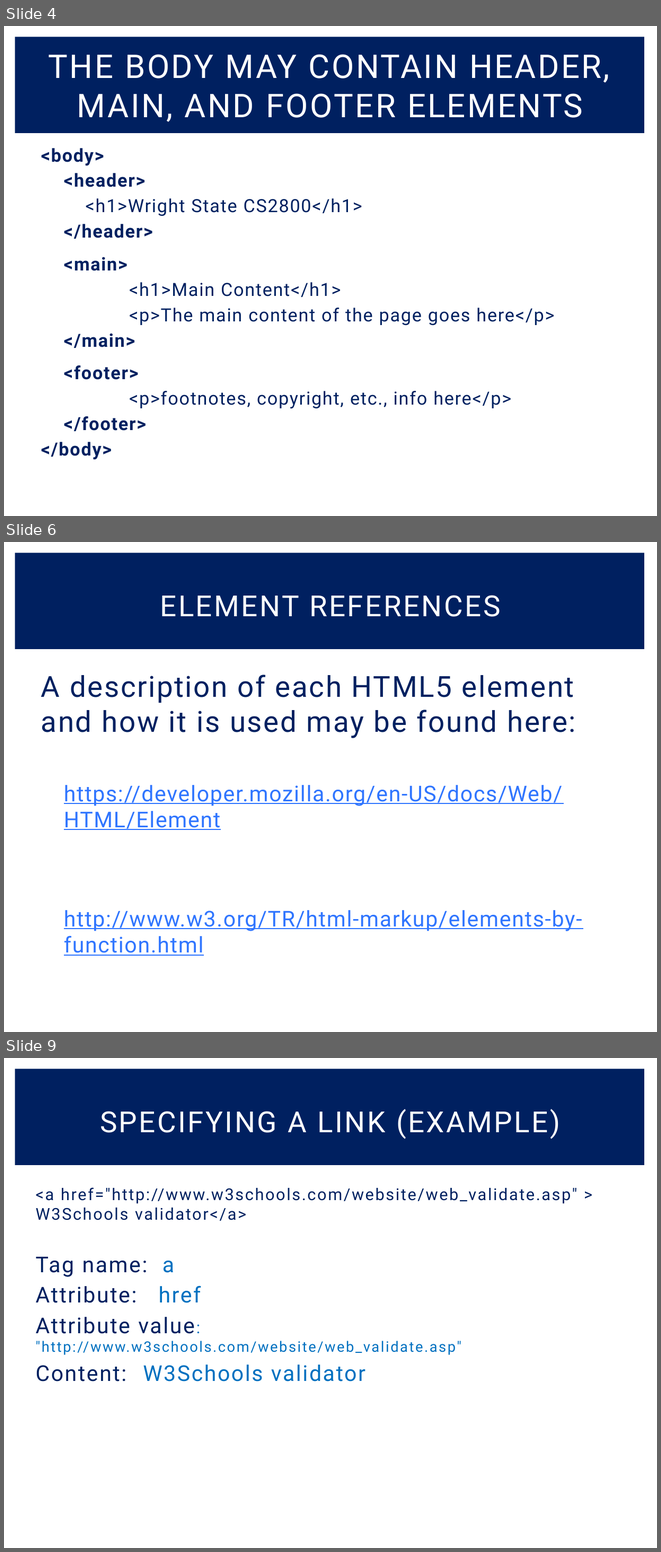
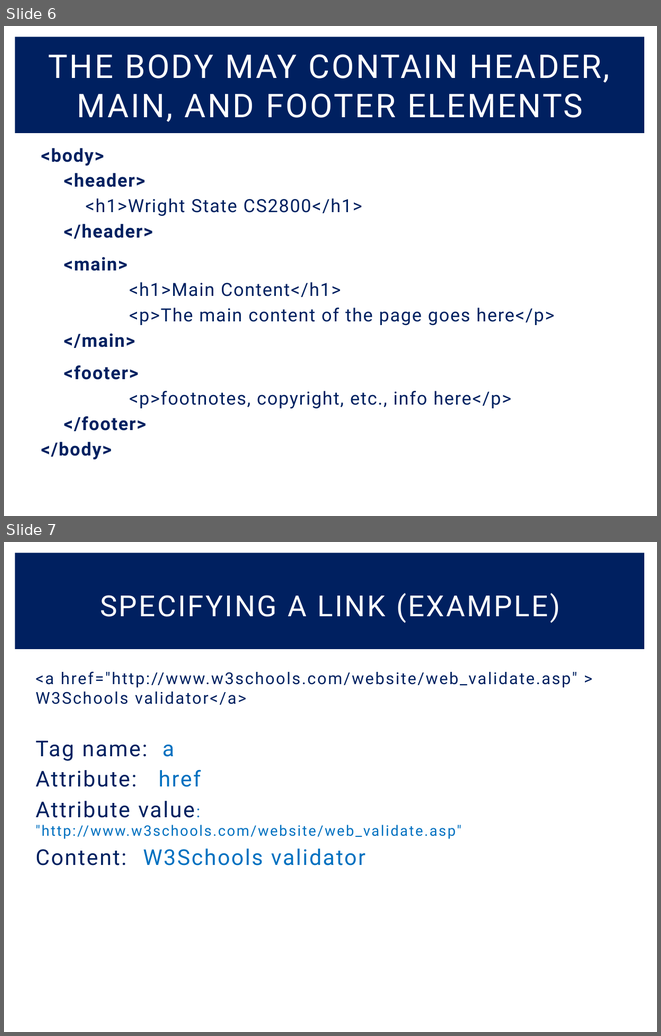
Before and after one commit to ChronoAnomaly/CS-2800, a slide deck: HTML Basics.pptx. Shown one above the other, each under a label of ours: slides 4, 6 and 9 before the commit, slides 6 and 7 after it; the slides between them are not shown. The pictures are 661x1552 and 661x1036 pixels, drawn with LibreOffice and Linux fonts; fonts in the diff are those of the drawing. Boxes give left, top, right and bottom in pixels: in the first picture for what was removed or moved away, otherwise in the second. Text is boxed around its words. In the diff, an @@ line names an element or a change of style, - is before the commit and + after.

```diff
--- a/HTML Basics.pptx
+++ b/HTML Basics.pptx
@@ slide 6 removed at [4,542,657,1032], background #FFFFFF; not listed: 1 template element that a slide beside it also shows @@
@@ title removed at [160,595,500,617] @@
-ELEMENT REFERENCES
@@ text removed at [41,674,582,955] @@
-A description of each HTML5 element and how it is used may be found here:
-  https://developer.mozilla.org/en-US/docs/Web/HTML/Element
-  http://www.w3.org/TR/html-markup/elements-by-function.html
@@ what was slide 4 is now slide 6 @@
@@ what was slide 9 is now slide 7 @@
```
Also in this commit, not shown: 3 slides changed, 15 slides added, 3 other files.
